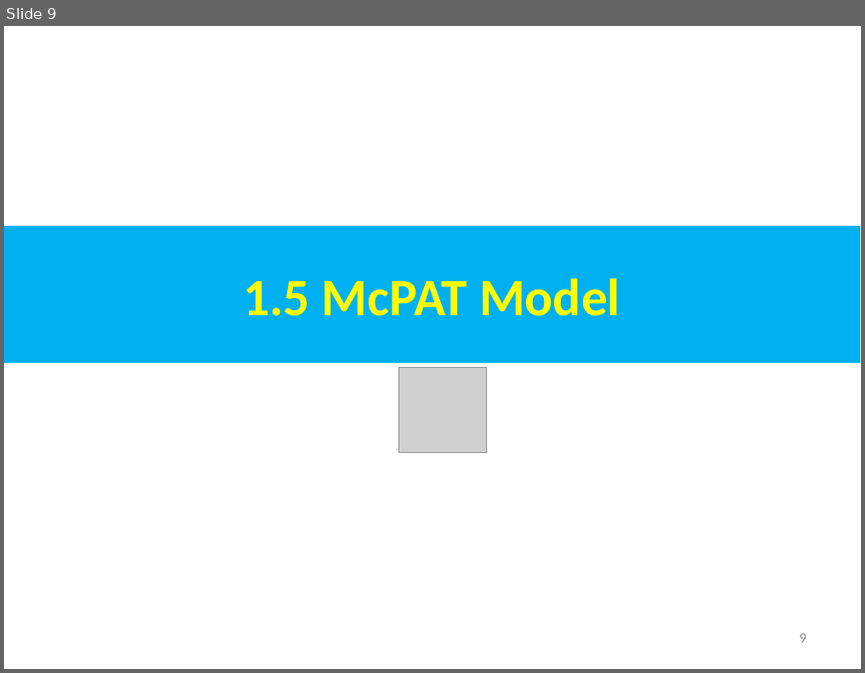
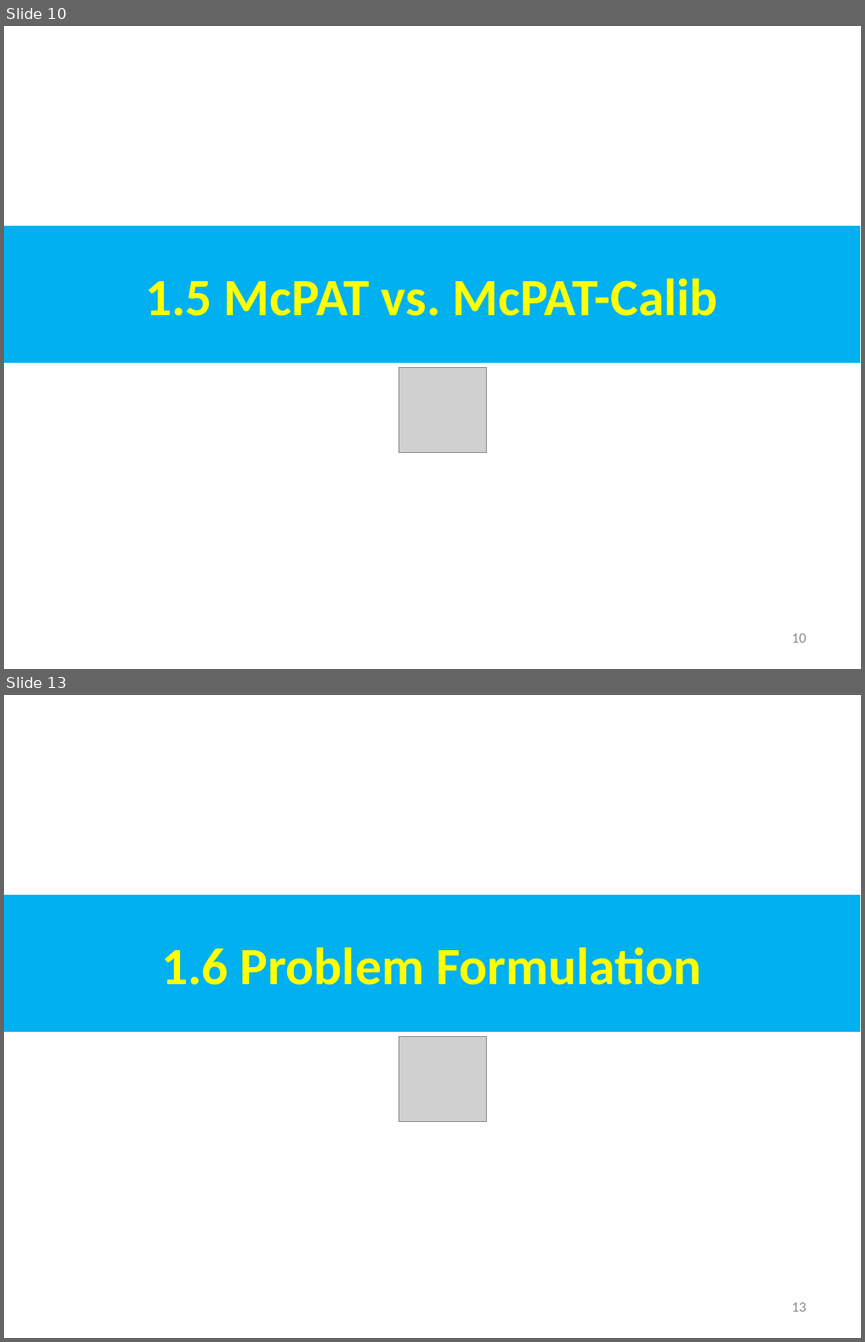
Before and after one commit to peterhchen/AIU_CS800_Chisel, a slide deck: 850_McPAT/000_Video/001.McPAT.ppt. Shown one above the other, each under a label of ours: slide 9 before the commit, slides 10 and 13 after it; the slides between them are not shown. The pictures are 865x673 and 865x1342 pixels, drawn with LibreOffice and Linux fonts; fonts in the diff are those of the drawing; grey boxes stand for pictures. Boxes give left, top, right and bottom in pixels: in the first picture for what was removed or moved away, otherwise in the second. Text is boxed around its words. In the diff, an @@ line names an element or a change of style, - is before the commit and + after.

```diff
--- a/850_McPAT/000_Video/001.McPAT.ppt
+++ b/850_McPAT/000_Video/001.McPAT.ppt
@@ slide 13 added at [4, 695, 861, 1338], background #FFFFFF @@
@@ rectangle added at [4, 895, 860, 1032], fill #00B0F0, 44 pt, text #FFFF00, bold @@
+1.6 Problem Formulation
@@ picture added at [399, 1037, 487, 1122] @@
@@ page number added at [792, 1302, 806, 1311], 12 pt, text #8B8B8B @@
+13
@@ what was slide 9 is now slide 10 @@
@@ slide 10 changed as well @@
@@ text in rectangle at [145, 278, 718, 316]: text changed @@
-1.5 McPAT Model
+1.5 McPAT vs. McPAT-Calib
@@ page number at [792, 633, 806, 642]: text changed @@
-9
+10
```
Also in this commit, not shown: 2 other slides changed, 3 other slides added.
